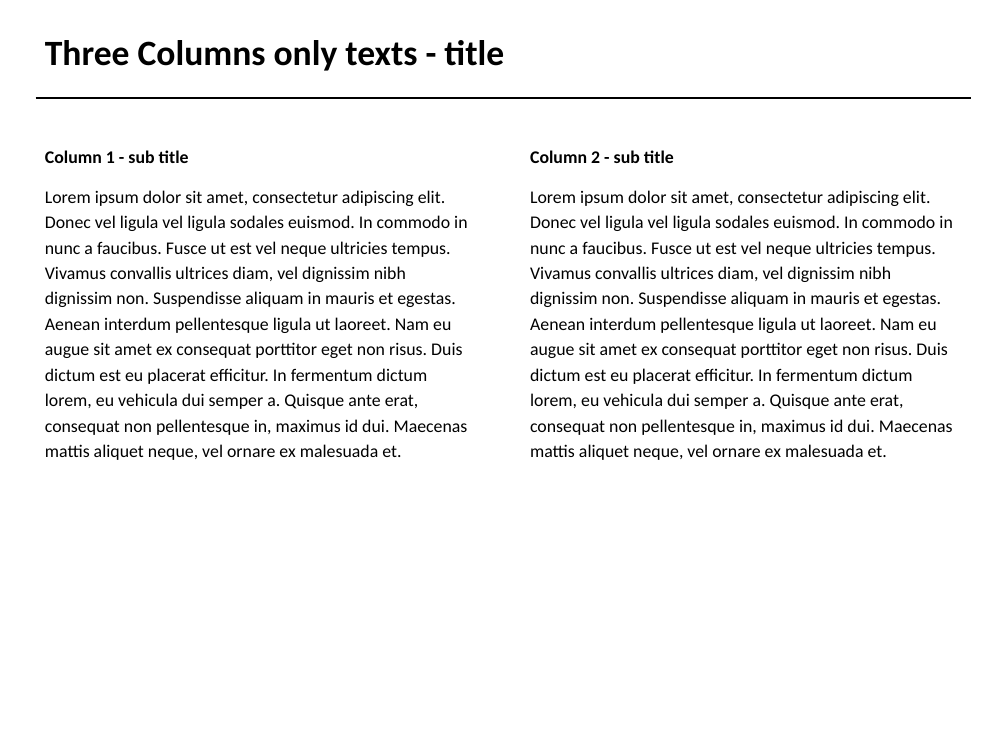
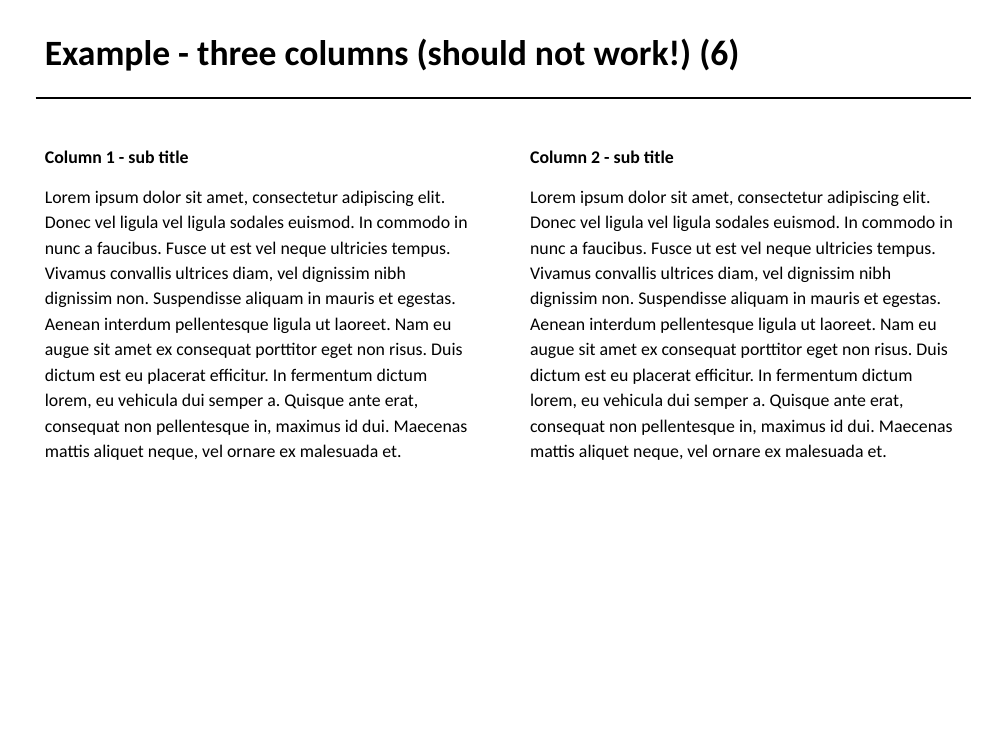
Before and after one commit to vcu-ssg/ssg-vcu-bofa-sandbox, a slide deck: slide 6 of study1.pptx (slide 5 before the commit). Drawn at 1008x755 pixels with LibreOffice and Linux fonts; fonts in the diff are those of the drawing; background and template pictures are left out. Boxes give left, top, right and bottom in pixels: in the first picture for what was removed or moved away, otherwise in the second. Text is boxed around its words. In the diff, an @@ line names an element or a change of style, - is before the commit and + after.

```diff
--- a/study1.pptx
+++ b/study1.pptx
@@ title at bbox=[45, 38, 739, 71]: text changed @@
-Three Columns only texts - title
+Example - three columns (should not work!) (6)
```
Also in this commit, not shown: 5 other slides changed, 4 slides added, 1 other file.
